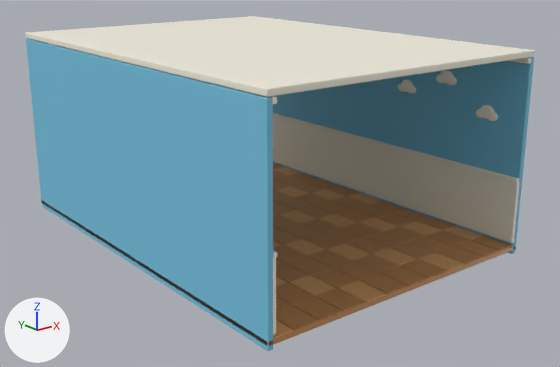
Two versions of the glTF model assets/tunnel/blender_modules/cloud_bedroom_gallery_shell.glb, one commit apart.
Rendered twice from a camera (50 mm lens) standing at (-19.8, -26.3, 9.9) and looking at (0.4, -1.0, -0.2). The axes (+X, +Y, +Z) are drawn at lower left. The lights are the same throughout. The picture after the commit comes second.

The scene before the commit, as lines of its bpy script (objects in view):
```python
me_cube_015 = bpy.data.meshes.new('Cube.015')
me_cube_015.from_pydata(...)  # 96 vertices, 188 faces; spans x -0.5..0.5, y -0.715..0.715, z -0.018..0.018
me_cube_015.materials.append(mat_copper_honey_wood)  # orange #c58b55
me_cube_016 = bpy.data.meshes.new('Cube.016')
me_cube_016.from_pydata(...)  # 96 vertices, 188 faces; spans x -0.5..0.5, y -0.715..0.715, z -0.018..0.018
me_cube_016.materials.append(mat_copper_honey_highlight)  # orange #e2aa6c
me_cube_150 = bpy.data.meshes.new('Cube.150')
me_cube_150.from_pydata(...)  # 96 vertices, 188 faces; spans x -0.1..0.1, y -9.0..9.0, z -4.1..4.1
me_cube_150.materials.append(mat_powder_blue_cloud_wallpaper)  # cyan #76c4e2
ob_right_blue_wallpaper = bpy.data.objects.new('Right Blue Wallpaper', me_cube_150)
ob_right_blue_wallpaper.location = (6.38, 0.0, 1.58)
ob_wood_plank_02_03 = bpy.data.objects.new('Wood Plank 02-03', me_cube_015)
ob_wood_plank_02_03.location = (-3.79, -6.75, -2.08)
ob_wood_plank_02_04 = bpy.data.objects.new('Wood Plank 02-04', me_cube_016)
ob_wood_plank_02_04.location = (-2.71, -6.75, -2.08)
# also in view: 'Wood Plank 01-04' at (-2.7, -8.2, -2.1); 'Wood Plank 01-06' at (-0.5, -8.2, -2.1); 'Continuous Bedroom Subfloor' at (0.0, 0.0, -2.2); 'Wood Plank 02-07' at (0.5, -6.8, -2.1); 'Right Chair Rail' at (6.2, 0.0, 0.7)
```
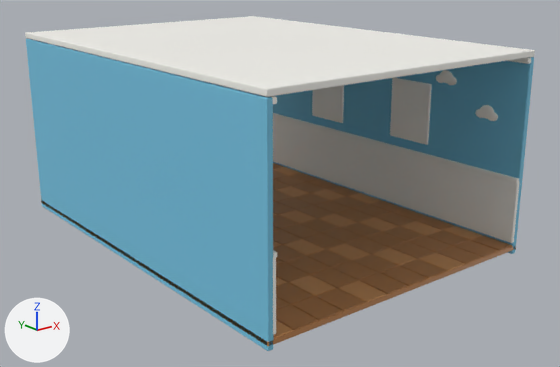
Pixel boxes (x1, y1, x2, y2) of what changed, in the pictures (560 x 367 px):
```json
{"object": "Right Blank Wall Canvas 1", "change": "added", "after": [390, 78, 432, 145]}
{"object": "Right Blank Wall Canvas 2", "change": "added", "after": [312, 85, 344, 123]}
```

Scene script edits in JSON lines:
```json
{"op": "add", "block": "me_cube_157", "code": ["me_cube_157 = bpy.data.meshes.new('Cube.157')", "me_cube_157.from_pydata(...)  # 96 vertices, 188 faces; spans x -0.06..0.06, y -1.14..1.14, z -1.36..1.36", "me_cube_157.materials.append(mat_warm_painted_ivory)  # white #f8f7f1"]}
{"op": "add", "block": "me_cube_156", "code": ["me_cube_156 = bpy.data.meshes.new('Cube.156')", "me_cube_156.from_pydata(...)  # 96 vertices, 188 faces; spans x -0.06..0.06, y -1.14..1.14, z -1.36..1.36", "me_cube_156.materials.append(mat_warm_painted_ivory)  # white #f8f7f1"]}
{"op": "add", "block": "ob_right_blank_wall_canvas_2", "code": ["ob_right_blank_wall_canvas_2 = bpy.data.objects.new('Right Blank Wall Canvas 2', me_cube_157)", "ob_right_blank_wall_canvas_2.location = (6.14, 2.35, 2.62)"]}
{"op": "add", "block": "ob_right_blank_wall_canvas_1", "code": ["ob_right_blank_wall_canvas_1 = bpy.data.objects.new('Right Blank Wall Canvas 1', me_cube_156)", "ob_right_blank_wall_canvas_1.location = (6.14, -3.15, 2.62)"]}
```
